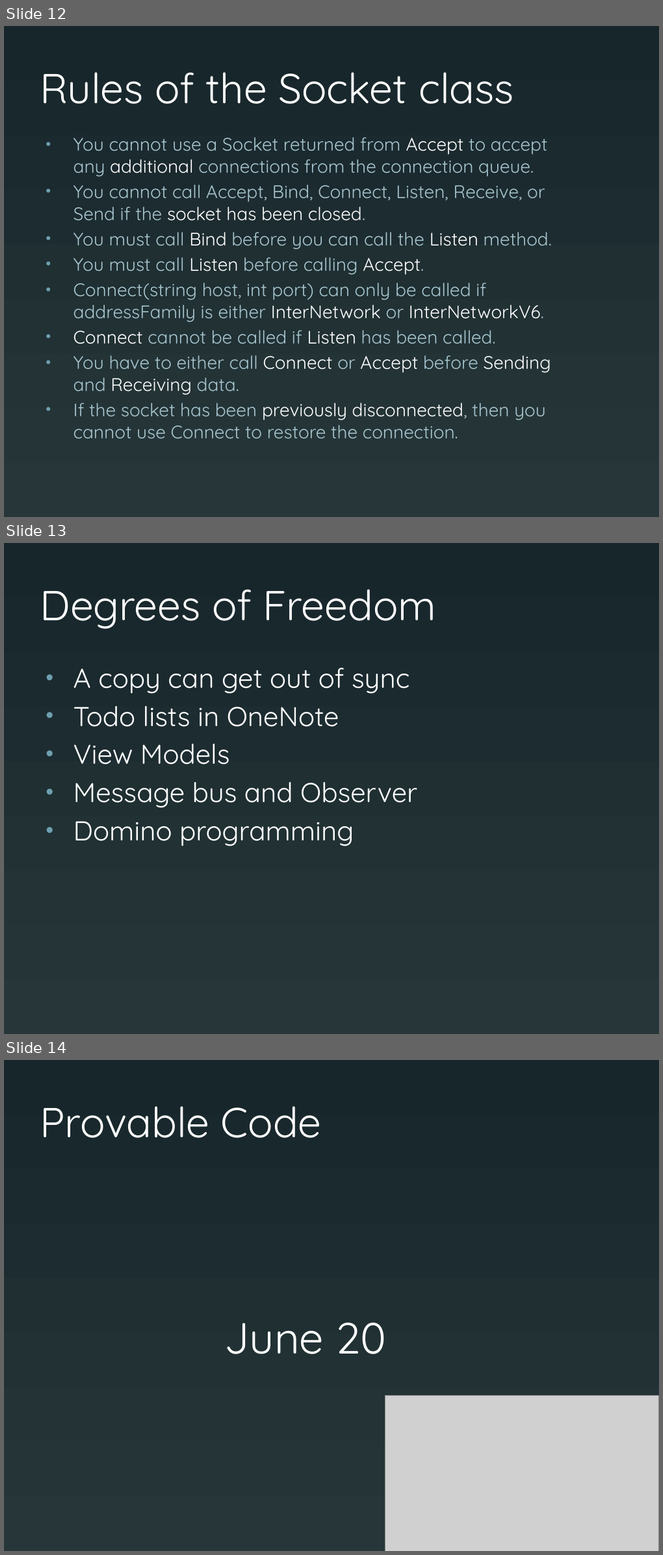
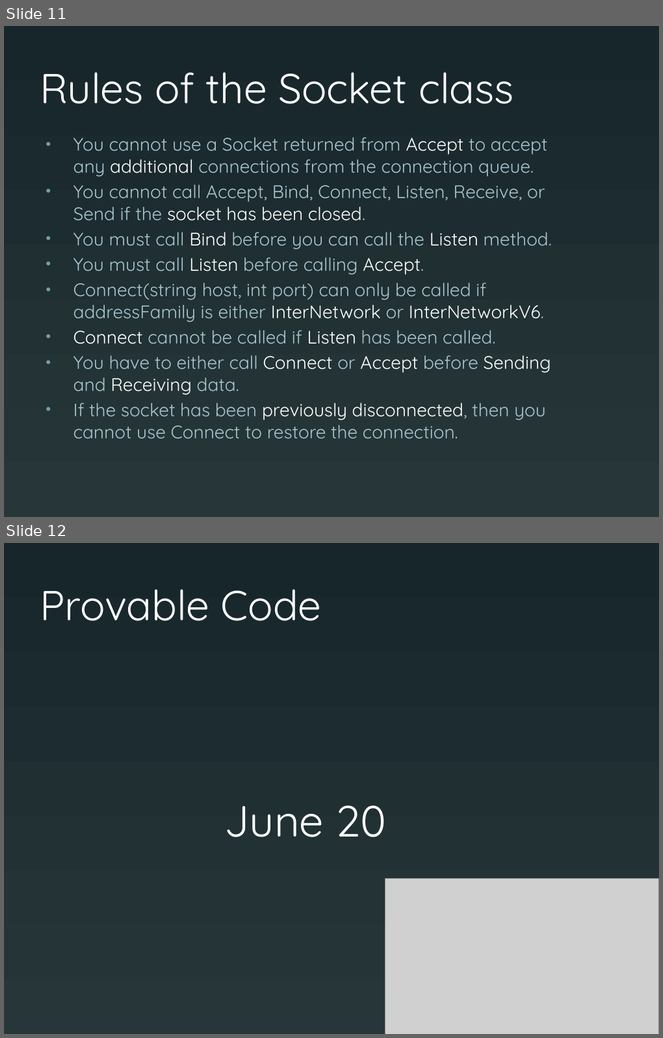
Before and after one commit to michaellperry/Provable-APIs, a slide deck: Presentation/4 Ways to Prevent Code Abuse.pptx. Shown one above the other, each under a label of ours: slides 12, 13 and 14 before the commit, slides 11 and 12 after it. The pictures are 663x1555 and 663x1038 pixels, drawn with LibreOffice and Linux fonts; fonts in the diff are those of the drawing; grey boxes stand for pictures. Boxes give left, top, right and bottom in pixels: in the first picture for what was removed or moved away, otherwise in the second. Text is boxed around its words. In the diff, an @@ line names an element or a change of style, - is before the commit and + after.

```diff
--- a/Presentation/4 Ways to Prevent Code Abuse.pptx
+++ b/Presentation/4 Ways to Prevent Code Abuse.pptx
@@ slide 13 removed at <box>4,543,659,1034</box>, background gradient #273739 to #17262B @@
@@ title removed at <box>40,589,437,629</box> @@
-Degrees of Freedom
@@ text removed at <box>74,668,417,847</box> @@
-• A copy can get out of sync
-• Todo lists in OneNote
-• View Models
-• Message bus and Observer
-• Domino programming
@@ what was slide 12 is now slide 11 @@
@@ what was slide 14 is now slide 12 @@
```
Also in this commit, not shown: 1 slide changed, 1 other slide removed.
